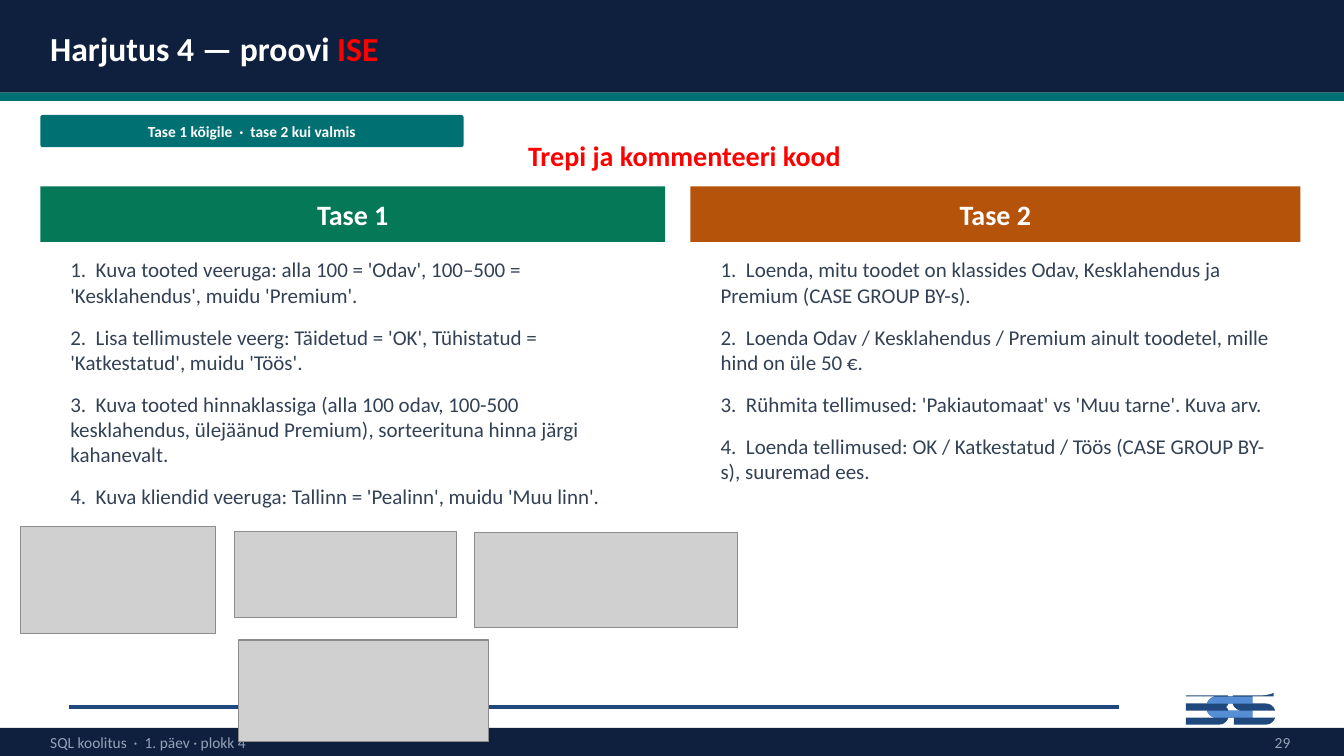
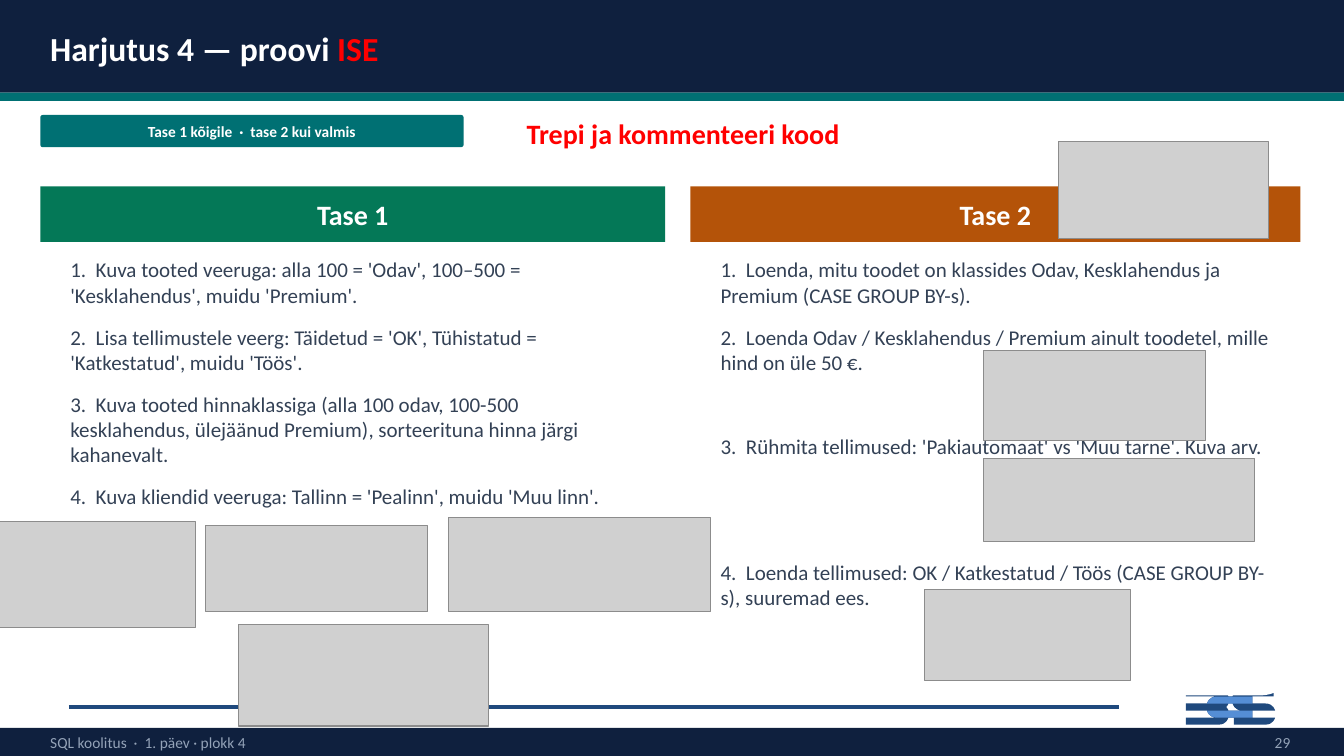
Before and after one commit to emilieabel/andmetarkus, a slide deck: slide 29 of Materjalid/Day7 SQL/7-paev-andmetarkus-esitlus.pptx (slide 27 before the commit). Drawn at 1344x756 pixels with LibreOffice and Linux fonts; fonts in the diff are those of the drawing; grey boxes stand for pictures. Boxes give left, top, right and bottom in pixels: in the first picture for what was removed or moved away, otherwise in the second. Text is boxed around its words. In the diff, an @@ line names an element or a change of style, - is before the commit and + after.

```diff
--- a/Materjalid/Day7 SQL/7-paev-andmetarkus-esitlus.pptx
+++ b/Materjalid/Day7 SQL/7-paev-andmetarkus-esitlus.pptx
@@ text "Trepi ja kommenteeri kood": place and size @@
-text "Trepi ja kommenteeri kood" at [528, 146, 841, 171]
+text "Trepi ja kommenteeri kood" at [527, 124, 839, 149]
@@ picture added at [1059, 141, 1268, 238] @@
@@ text "1. Loenda, mitu toodet on ..." rewrapped from [721, 262, 1269, 482] to [721, 262, 1269, 608] @@
@@ picture added at [984, 351, 1206, 442] @@
@@ picture added at [984, 458, 1255, 540] @@
@@ picture: place and size @@
-picture at [20, 527, 216, 634]
+picture at [0, 521, 196, 628]
@@ picture: place and size @@
-picture at [234, 531, 457, 618]
+picture at [206, 525, 429, 612]
@@ picture: place and size @@
-picture at [475, 533, 737, 628]
+picture at [449, 517, 711, 612]
@@ picture added at [925, 590, 1130, 682] @@
@@ picture: place and size @@
-picture at [239, 640, 488, 742]
+picture at [239, 624, 488, 726]
```
Also in this commit, not shown: 1 other slide changed, 3 slides added, 1 slide removed, 6 other files.
